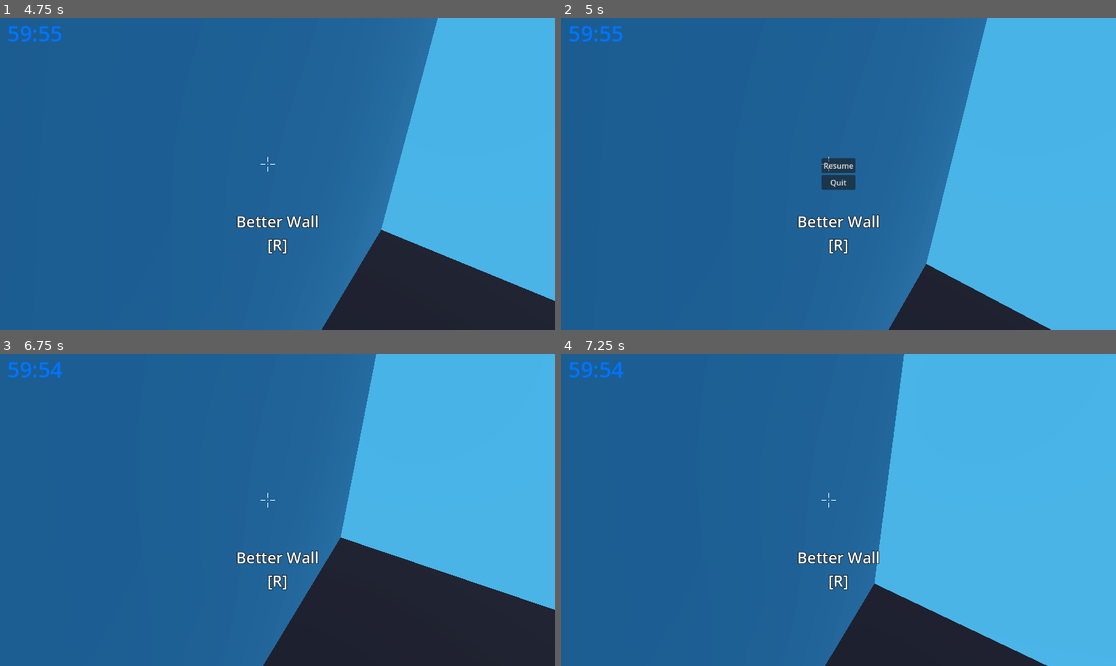
Above: before the commit, frames 1-4 (two rows, left to right).
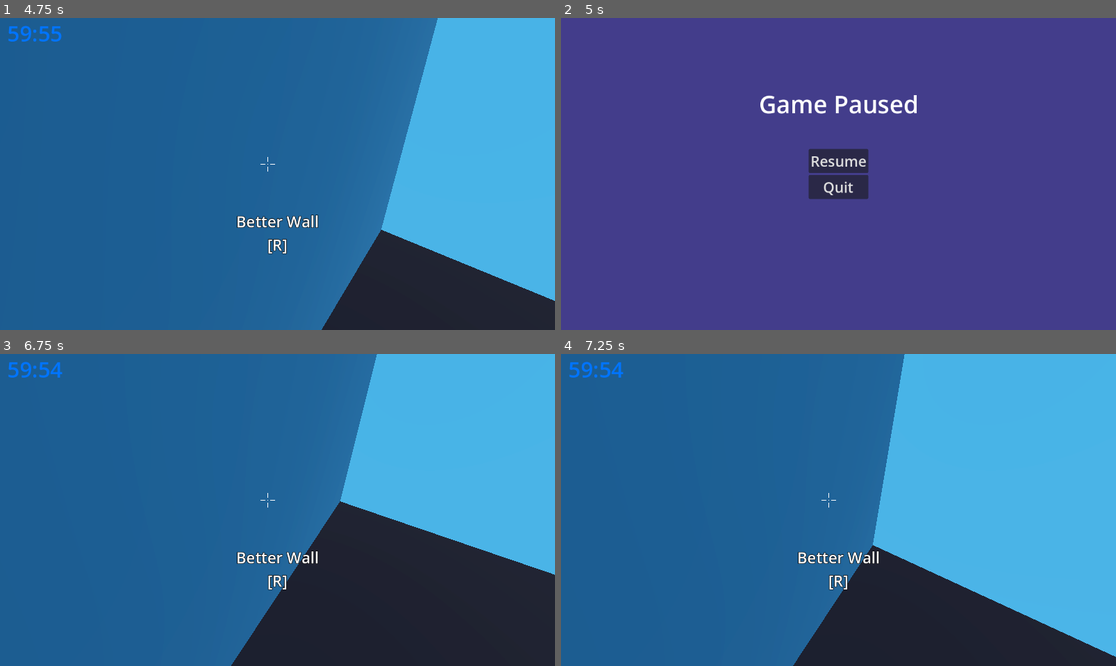
Above: after the commit, the same moments.

Repository: moriartyjk/nova_horizons
Game: Godot game, scene res://scenes/menus/main_menu.tscn
Same seed, same stepped clock (60 frames per second), same inputs: the game is played once before the commit and once after it.
Inputs (mouse positions are in pixels of both pictures, inside the frame that each line leads up to):
- Up to frame 1 (4.75 s): click "Play" at 0.5 s; tap Enter (ui_accept) at 1.25, 1.52, 2.27, 3.5, 3.77, 4.25, 4.52 s; move the mouse to (305, 174) at 1.27 s; hold W (move_forward) from 1.28 s (still down); tap E (interact) every 0.75 s from 1.35 to 4.35 s; move the mouse to (249, 174) at 2.02 s; move the mouse to (288, 167) at 2.77 s; move the mouse to (271, 180) at 3.52 s; move the mouse to (316, 177) at 4.27 s
- Up to frame 2 (5 s): keep holding W (move_forward); tap Escape (pause) at 4.9 s
- Up to frame 3 (6.75 s): move the mouse to (111, 463) at 5.02 s; release W (move_forward) at 5.03 s; hold A (move_left) 5.03-5.75 s; tap E (interact) at 5.1, 6.6 s; click (111, 463) at 5.17 s; tap Enter (ui_accept) at 5.27 s; click "Resume" at 5.75 s; move the mouse to (283, 510) at 6.52 s; hold W (move_forward) from 6.53 s (still down)
- Up to frame 4 (7.25 s): keep holding W (move_forward)

Frame 1 is identical in both runs. In frame 2, 100% of the frame differs, in the area x 0-100%, y 0-100%; in frame 3, 7.0%; in frame 4, 6.9%.

Commit message:
added extra 30 degreeds of looking down; added background and enlarged pause menu buttons

Diff:
--- a/scenes/menus/pause_menu.tscn
+++ b/scenes/menus/pause_menu.tscn
@@ -10,6 +10,32 @@
 grow_horizontal = 2
 grow_vertical = 2
 script = ExtResource("1_gh6su")
+
+[node name="ColorRect" type="ColorRect" parent="."]
+layout_mode = 1
+anchors_preset = 15
+anchor_right = 1.0
+anchor_bottom = 1.0
+grow_horizontal = 2
+grow_vertical = 2
+color = Color(0.262745, 0.239216, 0.545098, 1)
+
+[node name="Label" type="Label" parent="."]
+layout_mode = 1
+anchors_preset = 13
+anchor_left = 0.5
+anchor_right = 0.5
+anchor_bottom = 1.0
+offset_left = -165.0
+offset_right = 166.0
+grow_horizontal = 2
+grow_vertical = 2
+size_flags_vertical = 0
+theme_override_font_sizes/font_size = 50
+text = "
+
+Game Paused"
+horizontal_alignment = 1
 
 [node name="MarginContainer" type="MarginContainer" parent="."]
 layout_mode = 1
@@ -31,10 +57,12 @@
 
 [node name="Resume" type="Button" parent="MarginContainer/VBoxContainer"]
 layout_mode = 2
+theme_override_font_sizes/font_size = 30
 text = "Resume"
 
 [node name="Quit" type="Button" parent="MarginContainer/VBoxContainer"]
 layout_mode = 2
+theme_override_font_sizes/font_size = 30
 text = "Quit"
 
 [connection signal="pressed" from="MarginContainer/VBoxContainer/Resume" to="." method="_on_resume_pressed"]
--- a/scripts/player.gd
+++ b/scripts/player.gd
@@ -10,18 +10,12 @@
 
 func _unhandled_input(event: InputEvent) -> void:
 
-	# Hiding mouse on any keypress, unhiding mouse on escpae
-	#if event is InputEventMouseButton:
-		#Input.mouse_mode = Input.MOUSE_MODE_CAPTURED
-	#elif event.is_action_pressed("ui_cancel"): # pressing escape
-		#Input.mouse_mode = Input.MOUSE_MODE_VISIBLE
-
 	# set movement of neck and camera
 	if Input.mouse_mode == Input.MOUSE_MODE_CAPTURED:
 		if event is InputEventMouseMotion:
 			neck.rotate_y(-event.relative.x * 0.01) #neck left if mouse left
 			camera.rotate_x(-event.relative.y * 0.01) # camera up if mouse up
-			camera.rotation.x = clamp(camera.rotation.x, deg_to_rad(-30), deg_to_rad(60)) # limit how far up and down
+			camera.rotation.x = clamp(camera.rotation.x, deg_to_rad(-60), deg_to_rad(60)) # limit how far up and down
 
 
 func _physics_process(delta: float) -> void:
